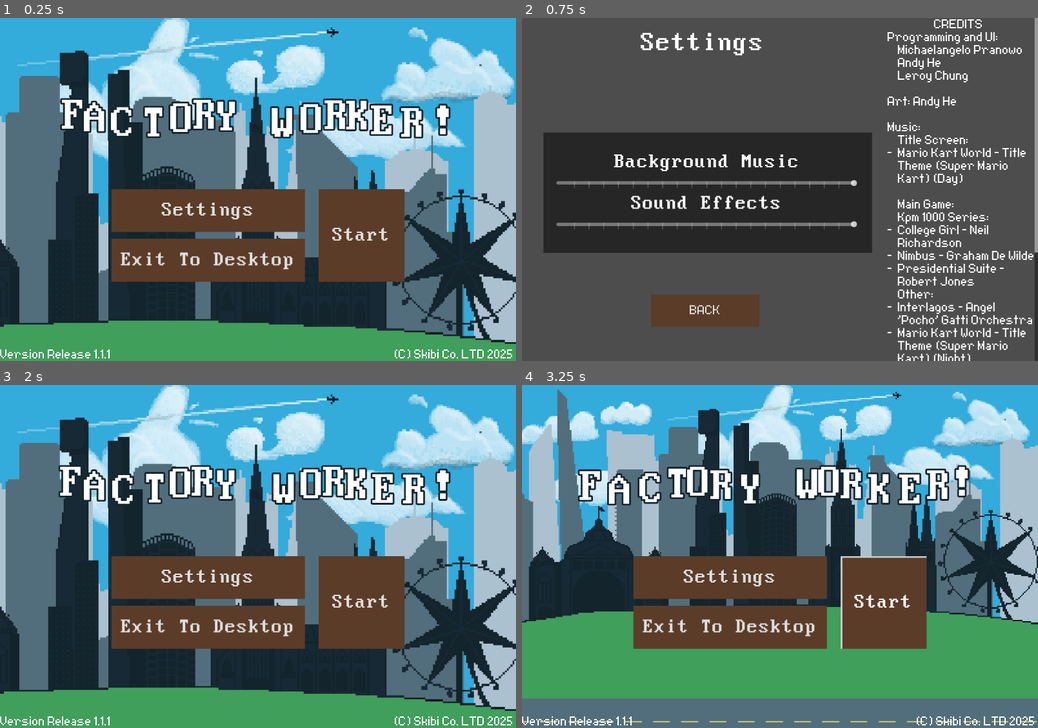
Above: before the commit, frames 1-4 (two rows, left to right).
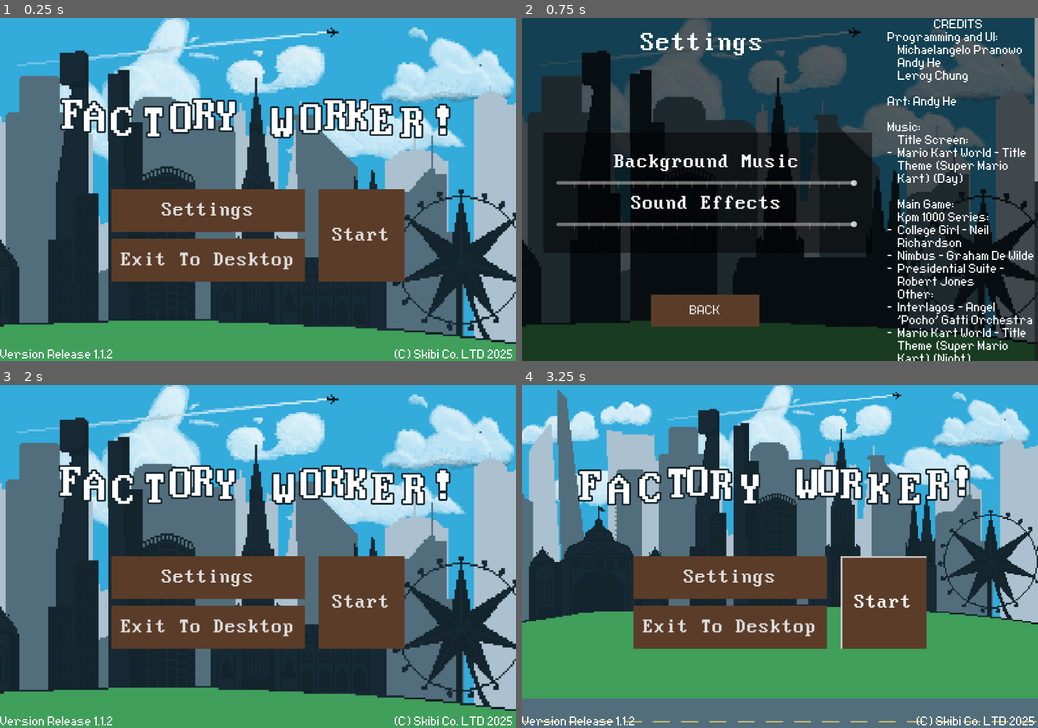
Above: after the commit, the same moments.

Repository: chu0029/SusGame
Game: Godot game, scene res://scenes/menu_start.tscn
Same seed, same stepped clock (60 frames per second), same inputs: the game is played once before the commit and once after it.
Inputs:
- Up to frame 1 (0.25 s): no input
- Up to frame 2 (0.75 s): click "Settings" at 0.5 s
- Up to frame 3 (2 s): click "BACK" at 1.25 s
- Up to frame 4 (3.25 s): click "Start" at 2 s; click "Start" at 2.75 s

The runs differ from the first frame. In frame 1, less than 0.1% of the frame differs, in the area x 20-22%, y 96-100%; in frame 2, 66%, in the area x 0-100%, y 0-100%; in frame 3, less than 0.1%; in frame 4, less than 0.1%.

Commit message:
1.1.2
see release notes

Diff:
--- a/scenes/death.gd
+++ b/scenes/death.gd
@@ -15,3 +15,6 @@
 func _on_deadbutton_pressed() -> void:
 	global.resetGame()
 	get_tree().change_scene_to_file("res://scenes/menu_start.tscn")
+
+func _on_deadbutton_mouse_entered() -> void:
+	$ESe014.play()
--- a/scenes/death.tscn
+++ b/scenes/death.tscn
@@ -1,9 +1,10 @@
-[gd_scene load_steps=5 format=3 uid="uid://ccybex2lv1v85"]
+[gd_scene load_steps=6 format=3 uid="uid://ccybex2lv1v85"]
 
 [ext_resource type="FontFile" uid="uid://ch5u3e1ev21f7" path="res://filees and stuff/Perfect DOS VGA 437 Win.ttf" id="1_0hhgj"]
-[ext_resource type="Script" path="res://scenes/death.gd" id="1_tjai8"]
+[ext_resource type="Script" uid="uid://cy1v0fmtjftrj" path="res://scenes/death.gd" id="1_tjai8"]
 [ext_resource type="Theme" uid="uid://yfe8see4c3cw" path="res://filees and stuff/gametest.tres" id="2_w8wr1"]
 [ext_resource type="AudioStream" uid="uid://3kebcwl4p3kx" path="res://filees and stuff/bgmsfxFinal/gamover.ogg" id="4_q1r8t"]
+[ext_resource type="AudioStream" uid="uid://dxaf162lw1lbq" path="res://filees and stuff/e_se014.ogg" id="5_6up1m"]
 
 [node name="Control" type="Control" node_paths=PackedStringArray("info")]
 layout_mode = 3
@@ -72,4 +73,19 @@
 That would kill XXX trees."
 horizontal_alignment = 1
 
+[node name="ColorRect" type="ColorRect" parent="."]
+z_index = -1
+layout_mode = 0
+offset_right = 1200.0
+offset_bottom = 800.0
+mouse_filter = 2
+mouse_default_cursor_shape = 5
+color = Color(0.0516, 0.09834, 0.12, 1)
+
+[node name="ESe014" type="AudioStreamPlayer" parent="."]
+stream = ExtResource("5_6up1m")
+pitch_scale = 0.7
+bus = &"sfx"
+
+[connection signal="mouse_entered" from="deadbutton" to="." method="_on_deadbutton_mouse_entered"]
 [connection signal="pressed" from="deadbutton" to="." method="_on_deadbutton_pressed"]
--- a/scenes/menu_start.tscn
+++ b/scenes/menu_start.tscn
@@ -159,7 +159,7 @@
 grow_vertical = 0
 theme_override_fonts/font = ExtResource("5_phe8i")
 theme_override_font_sizes/font_size = 48
-text = "Version Release 1.1.1"
+text = "Version Release 1.1.2"
 vertical_alignment = 2
 
 [node name="titlemusic" type="AudioStreamPlayer" parent="."]
--- a/scenes/newstext.gd
+++ b/scenes/newstext.gd
@@ -28,6 +28,10 @@
 
 var i: int = 0
 
+#instructions for semi-transparent tutorial box
+# Assuming 'my_node' is a reference to your 2D node
+#my_node.z_index = 10
+
 #shuffle the headlines to make it appear random, but without repeats
 func _ready() -> void:
 	headlines.shuffle()
@@ -35,7 +39,7 @@
 	self.text = ''
 	await get_tree().create_timer(0).timeout
 	#print(i)
-	if global.coldStart == 1:
+	if global.coldStart == 1: #ISSUE OF START TEXT ALWAYS SHOWING UP FIXED HERE - v1.1.2
 		for i in range(startmsg.size()): #show start messages
 			#print(startmsg[i], '|', i)
 			var tween = get_tree().create_tween()
@@ -48,6 +52,7 @@
 		global.coldStart = 0 #after all start text, no more cold start
 	else:
 		headlinetimer.start()
+		self.text = headlines[-1]
 	headlinetimer.start()
 	#print('hello')
 
--- a/scenes/settings_menu.tscn
+++ b/scenes/settings_menu.tscn
@@ -1,6 +1,7 @@
-[gd_scene load_steps=7 format=3 uid="uid://dbbtdnjcby4nx"]
+[gd_scene load_steps=8 format=3 uid="uid://dbbtdnjcby4nx"]
 
 [ext_resource type="Script" uid="uid://bx0jdxb81hjsg" path="res://scripts/settings_menu.gd" id="1_cr101"]
+[ext_resource type="Texture2D" uid="uid://d00smxw8w1bsd" path="res://sprites/Image_20250730_163725_130.png" id="2_48ojb"]
 [ext_resource type="Theme" uid="uid://yfe8see4c3cw" path="res://filees and stuff/gametest.tres" id="2_cr101"]
 [ext_resource type="FontFile" uid="uid://ch5u3e1ev21f7" path="res://filees and stuff/Perfect DOS VGA 437 Win.ttf" id="3_lwwgp"]
 [ext_resource type="Script" path="res://scenes/h_slider.gd" id="3_wswnh"]
@@ -15,6 +16,27 @@
 grow_horizontal = 2
 grow_vertical = 2
 script = ExtResource("1_cr101")
+
+[node name="bgTextureRect" type="TextureRect" parent="."]
+z_index = -2
+layout_mode = 1
+anchors_preset = 15
+anchor_right = 1.0
+anchor_bottom = 1.0
+offset_left = -500.0
+offset_right = 2140.0
+offset_bottom = 1760.0
+grow_horizontal = 2
+grow_vertical = 2
+scale = Vector2(0.45, 0.45)
+texture = ExtResource("2_48ojb")
+
+[node name="ColorRect" type="ColorRect" parent="."]
+custom_minimum_size = Vector2(100, 100)
+layout_mode = 0
+offset_right = 1200.0
+offset_bottom = 800.0
+color = Color(0, 0, 0, 0.627451)
 
 [node name="TextureRect" type="TextureRect" parent="."]
 modulate = Color(0.674815, 0.674815, 0.674815, 1)
@@ -146,7 +168,14 @@
 1.1.1:
 -   Fixed prices being 10x less for enhancements once user dies
 -   Hopefully exported correctly so that Ms Mag can play
--   Skibi Co. LTD copyright"
+-   Skibi Co. LTD copyright
+
+1.1.2:
+-    fixed sprites disappearing when user opens settings page
+-    added background image for settings page, and also changed transparency levels
+-    added feature where starting text does not disappear until completion
+-    added background colour for death screen
+-    fixed bug where death screen button didn't have a sound effect"
 
 [node name="bgm" type="AudioStreamPlayer" parent="."]
 stream = ExtResource("4_labj1")
--- a/scripts/gametest.gd
+++ b/scripts/gametest.gd
@@ -69,6 +69,33 @@
 	natuSpriteN.hide()
 	oilrSpriteN.hide()
 	fissSpriteN.hide()
+	if global.nonsuscount[0]>0: #v1.1.2 sprite dissapear on settings bug fix
+		#please someone make this better later, this is spaghetti code
+		inciSpriteN.show()
+	if global.nonsuscount[1]>0:
+		coalSpriteN.show()
+	if global.nonsuscount[2]>0:
+		coalSpriteN.show()
+	if global.nonsuscount[3]>0:
+		advaSpriteN.show()
+	if global.nonsuscount[4]>0:
+		natuSpriteN.show()
+	if global.nonsuscount[5]>0:
+		oilrSpriteN.show()
+
+	if global.solarpanelcount>0: #v1.1.2 sprite disappear on settings bug fix
+		#please someone make this better later, this is spaghetti code
+		solaSpriteS.show()
+	if global.windturbinecount>0:
+		windSpriteS.show()
+	if global.biomasscount>0:
+		biomSpriteS.show()
+	if global.geothermalplantcount>0:
+		geotSpriteS.show()
+	if global.hydroelectricdamcount>0:
+		hydrSpriteS.show()
+	if global.nuclearfusioncount>0:
+		fusiSpriteS.show()
 
 func _process(delta: float) -> void: #on every frame...
 	UpdateLabelText()
